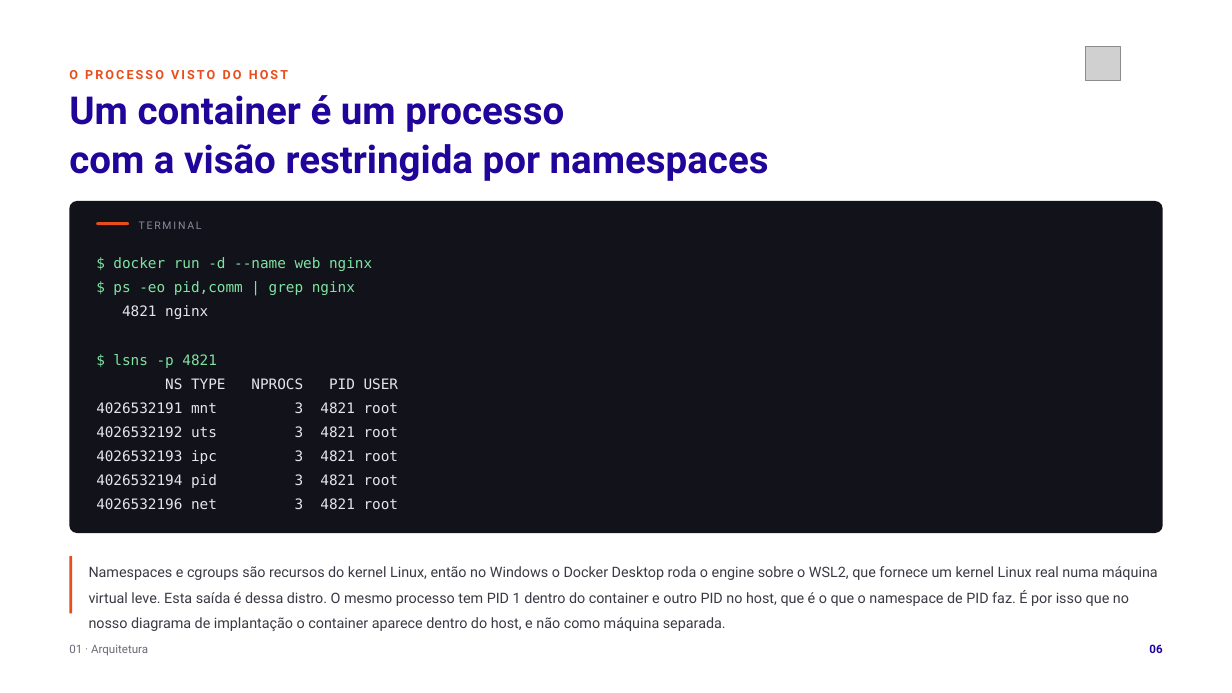
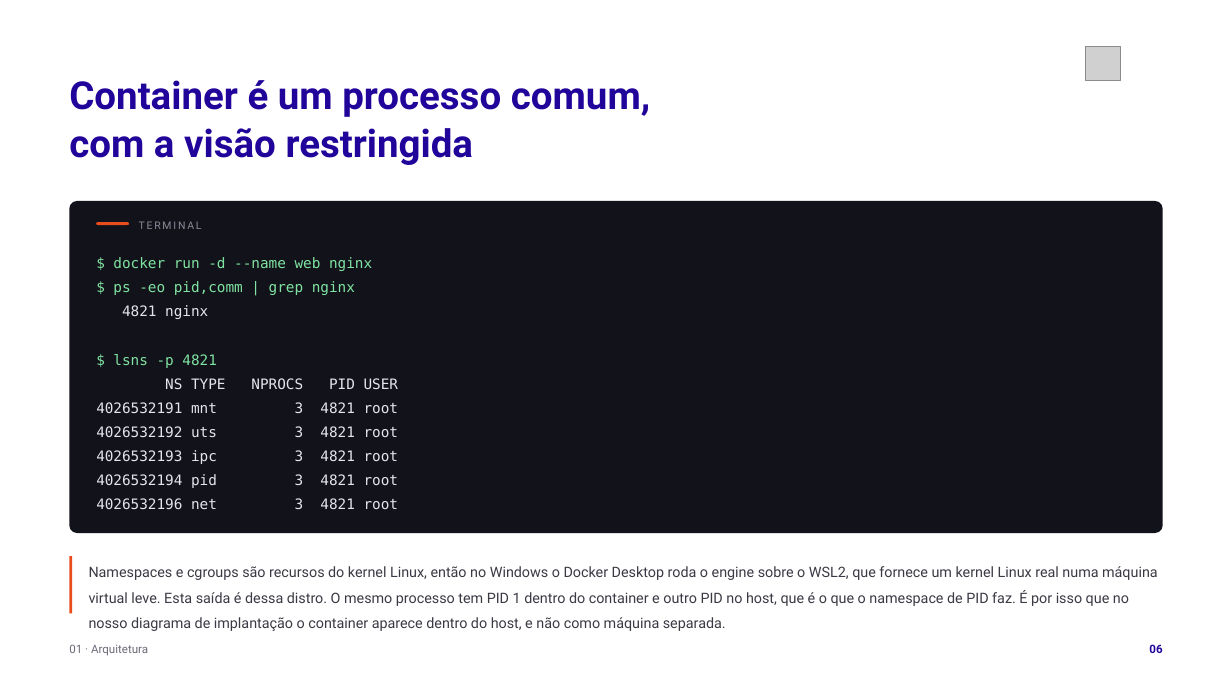
Before and after one commit to tcpassos/invite-app, a slide deck: slide 6 of trabalhos/T1-Docker-Invite-People.pptx. Drawn at 1232x693 pixels with LibreOffice and Linux fonts; fonts in the diff are those of the drawing; grey boxes stand for pictures. Boxes give left, top, right and bottom in pixels: in the first picture for what was removed or moved away, otherwise in the second. Text is boxed around its words. In the diff, an @@ line names an element or a change of style, - is before the commit and + after.

```diff
--- a/trabalhos/T1-Docker-Invite-People.pptx
+++ b/trabalhos/T1-Docker-Invite-People.pptx
@@ text at box(69, 80, 650, 165): text changed @@
-Um container é um processo
-com a visão restringida por namespaces
+Container é um processo comum,
+com a visão restringida
@@ text removed at box(69, 70, 288, 79) @@
-O PROCESSO VISTO DO HOST
```
Also in this commit, not shown: 25 other slides changed, 31 other files.
